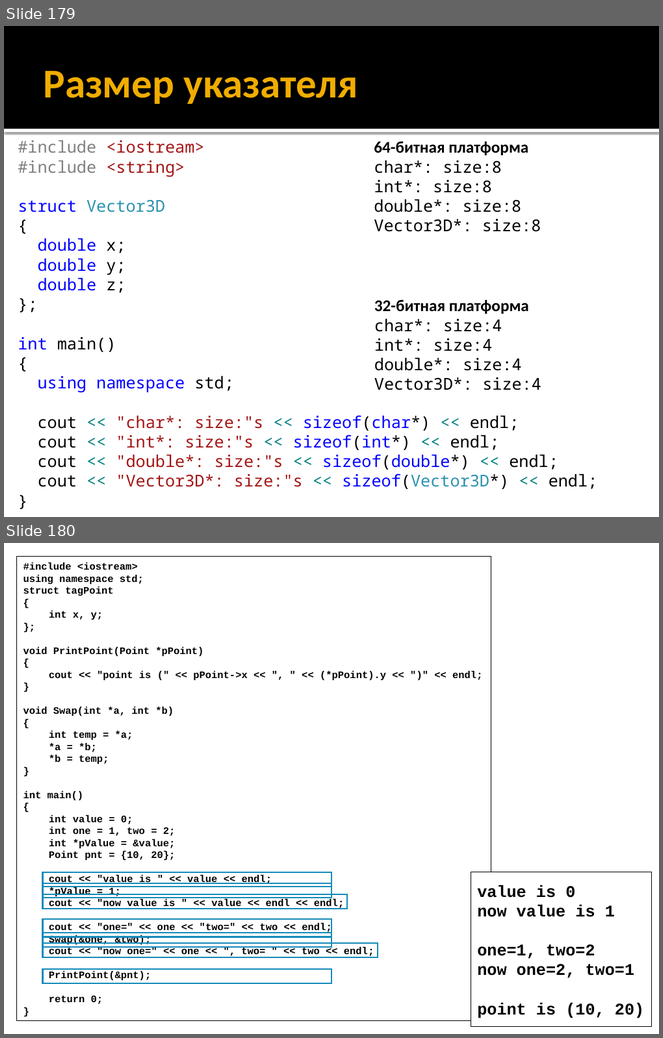
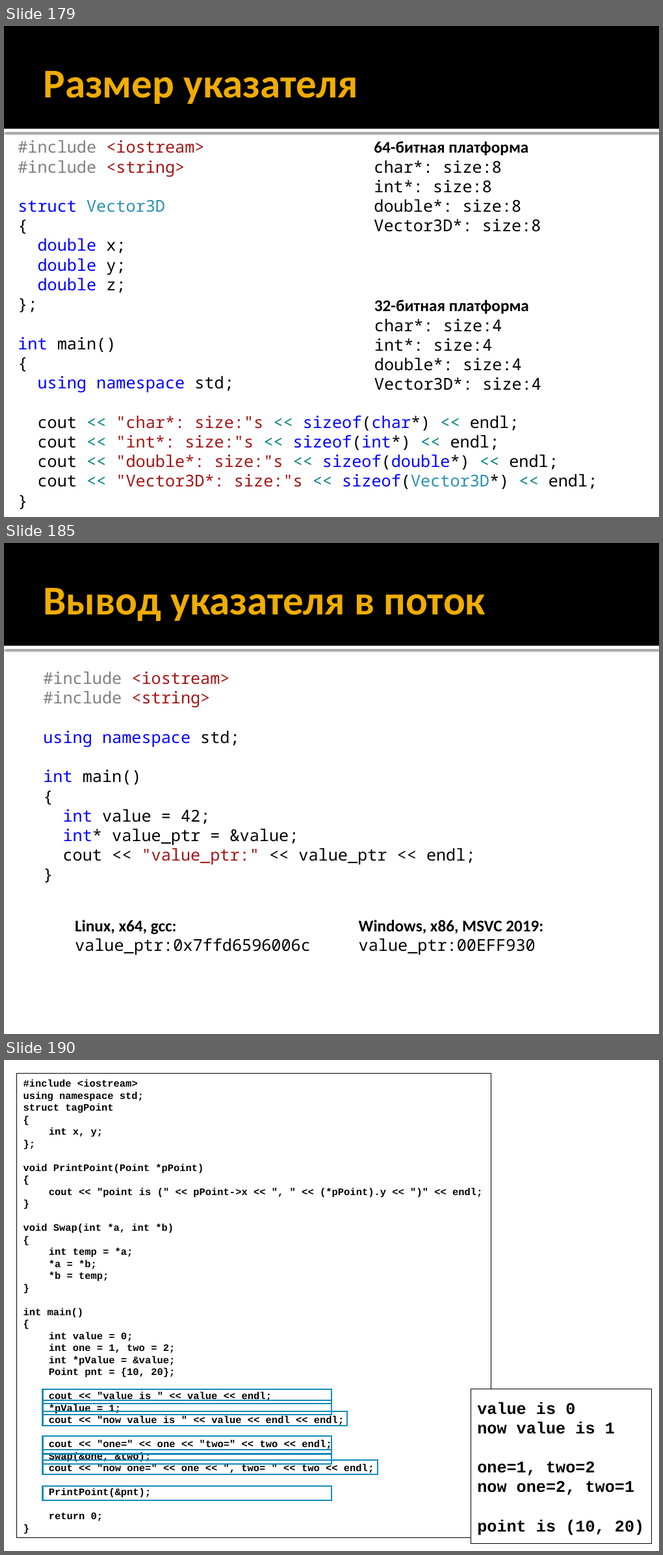
Before and after one commit to alexey-malov/oop, a slide deck: lectures/01/Синтаксис C++.pptx. Shown one above the other, each under a label of ours: slides 179 and 180 before the commit, slides 179, 185 and 190 after it; the slides between them are not shown. The pictures are 663x1038 and 663x1555 pixels, drawn with LibreOffice and Linux fonts; fonts in the diff are those of the drawing. Boxes give left, top, right and bottom in pixels: in the first picture for what was removed or moved away, otherwise in the second. Text is boxed around its words. In the diff, an @@ line names an element or a change of style, - is before the commit and + after.

```diff
--- a/lectures/01/Синтаксис C++.pptx
+++ b/lectures/01/Синтаксис C++.pptx
@@ slide 185 added at [4,543,659,1034], background #FFFFFF; not listed: 2 template elements that a slide beside it also shows @@
@@ title added at [43,588,486,621], 45 pt, text #F0AD00, bold @@
+Вывод указателя в поток
@@ text added at [43,672,476,865], 18 pt, text #000000 @@
+#include <iostream>
+#include <string>
+using namespace std;
+int main()
+{
+int value = 42;
+int* value_ptr = &value;
+cout << "value_ptr:" << value_ptr << endl;
+}
@@ text added at [75,920,311,955], 18 pt, text #000000 @@
+Linux, x64, gcc:
+value_ptr:0x7ffd6596006c
@@ text added at [359,920,544,955], 18 pt, text #000000, bold @@
+Windows, x86, MSVC 2019:
+value_ptr:00EFF930
@@ what was slide 180 is now slide 190 @@
```
Also in this commit, not shown: 1 slide changed, 9 other slides added.
